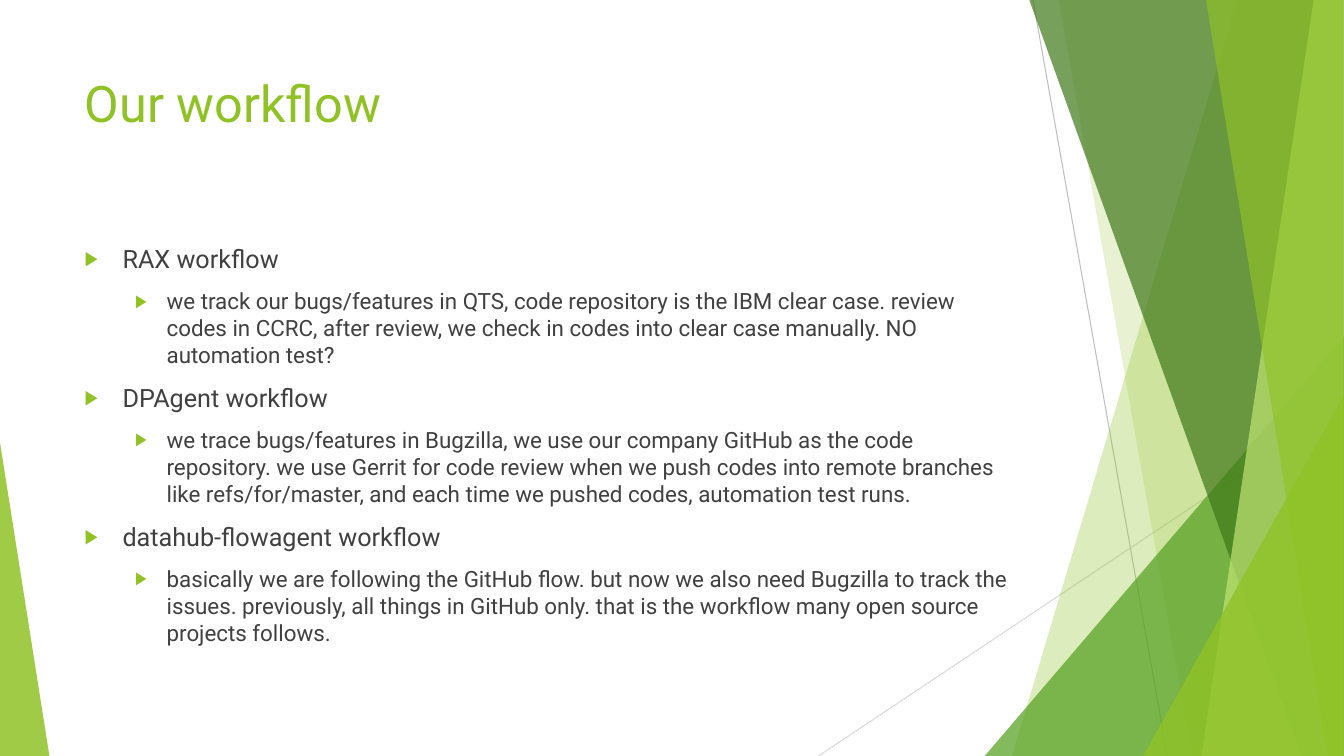
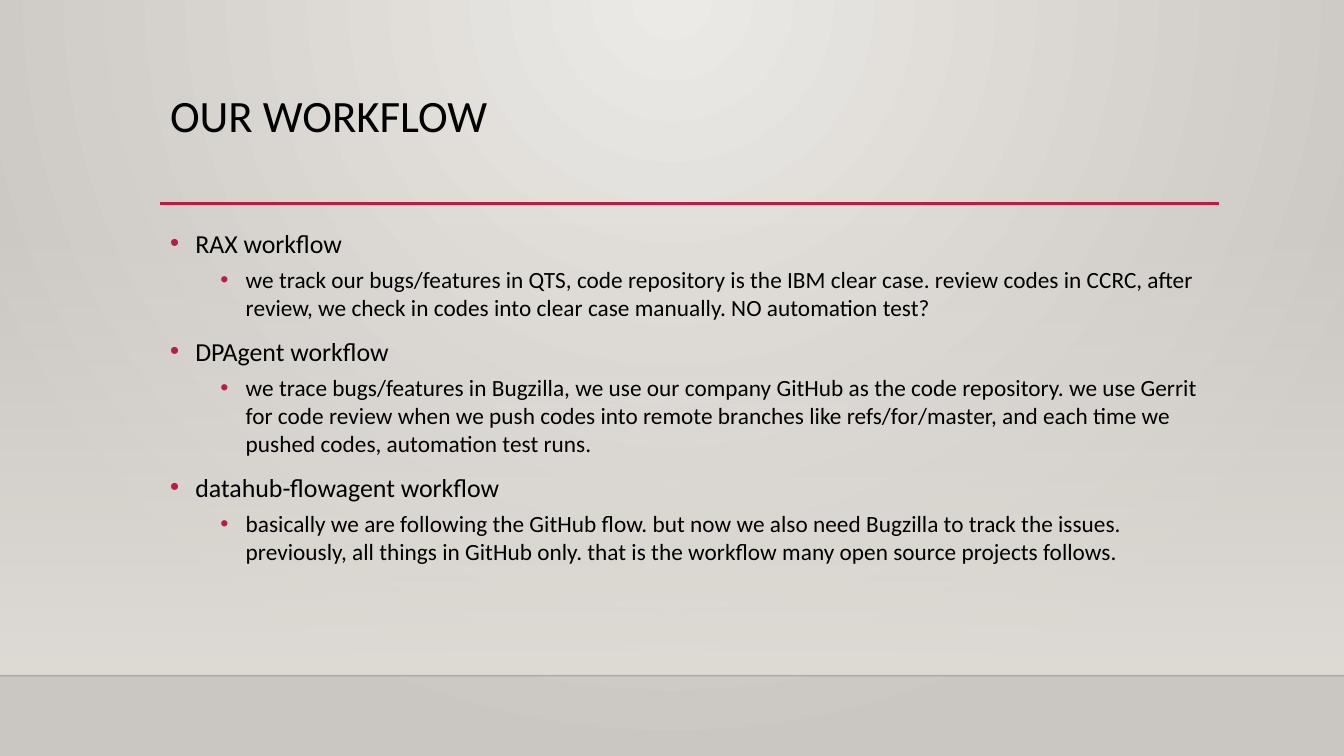
Before and after one commit to ningbin/github-flow-demo, a slide deck: slide 3 of github-flow.pptx. Drawn at 1344x756 pixels with LibreOffice and Linux fonts; fonts in the diff are those of the drawing; background and template pictures are left out. Boxes give left, top, right and bottom in pixels: in the first picture for what was removed or moved away, otherwise in the second. Text is boxed around its words. In the diff, an @@ line names an element or a change of style, - is before the commit and + after.

```diff
--- a/github-flow.pptx
+++ b/github-flow.pptx
@@ background #FFFFFF to gradient #ECEAE7 to #CAC7C1 @@
@@ title at (x1=170, y1=103, x2=487, y2=133): text changed; size 36 to 32 pt; font Roboto to Calibri; text colour #90C226 to #000000 @@
-Our workflow
+OUR WORKFLOW
@@ line added from (160, 204) to (1220, 204), #B71E42 2.5 pt @@
@@ rectangle added at (x1=0, y1=223, x2=1344, y2=676), fill gradient #DFDBD5 @@
@@ text "RAX workflow" moved from (x1=123, y1=250, x2=1006, y2=646) to (x1=195, y1=235, x2=1197, y2=564) @@
@@ text "RAX workflow" at (x1=195, y1=235, x2=1197, y2=564): size 18 to 18.5 pt in "RAX workflow", "DPAgent workflow", "datahub-flowagent workflow"; font Roboto to Calibri, text colour #404040 to #000000, size 16 to 16.6 pt; bullet ▶ to •; bullet colour #90C226 to #B71E42; less space between paragraphs @@
@@ group removed at (x1=0, y1=0, x2=1344, y2=756): 5 freeform shapes, 3 triangles, 2 lines @@
@@ line added from (0, 676) to (1344, 676), #000001 1 pt @@
```
Also in this commit, not shown: 7 other slides changed.
